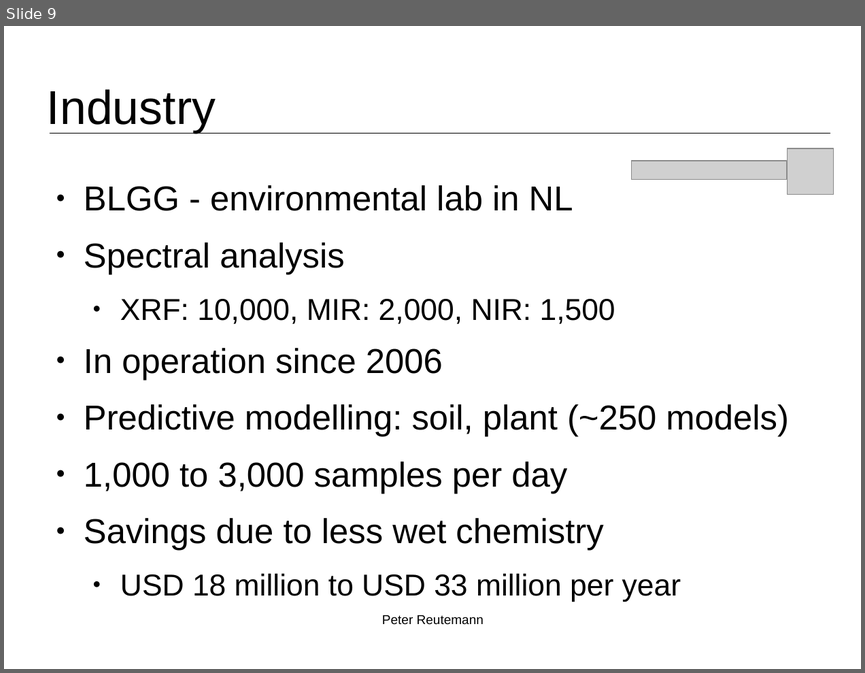
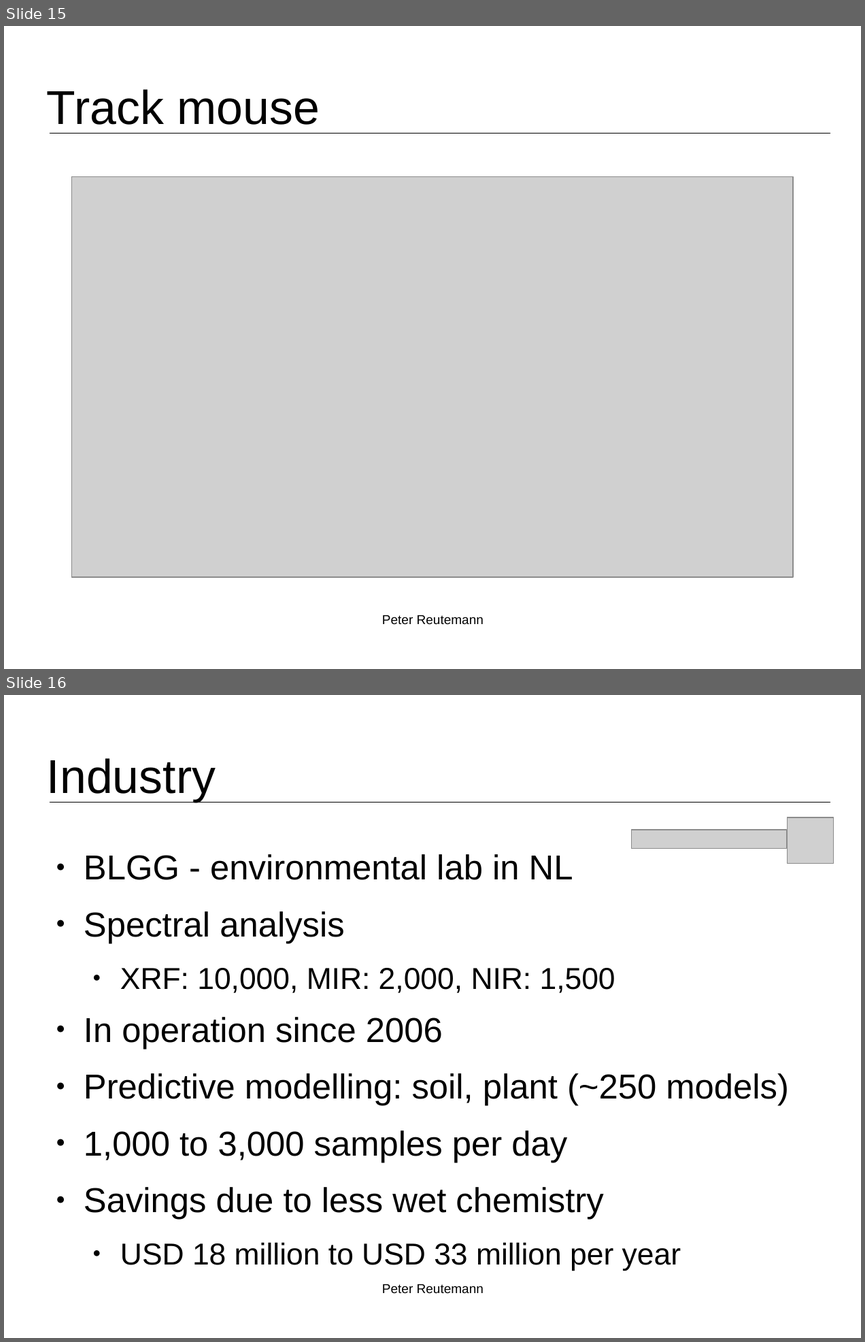
Before and after one commit to fracpete/bigmine-2015, a slide deck: talk/bigmine2015_reutemann.odp. Shown one above the other, each under a label of ours: slide 9 before the commit, slides 15 and 16 after it. The pictures are 865x673 and 865x1342 pixels, drawn with LibreOffice and Linux fonts; fonts in the diff are those of the drawing; grey boxes stand for pictures; background and template pictures are left out. Boxes give left, top, right and bottom in pixels: in the first picture for what was removed or moved away, otherwise in the second. Text is boxed around its words. In the diff, an @@ line names an element or a change of style, - is before the commit and + after.

Commit message:
added screenshots to ADAMS presentation; added feedback for OpenML

```diff
--- a/talk/bigmine2015_reutemann.odp
+++ b/talk/bigmine2015_reutemann.odp
@@ slide 15 added at <box>4,26,861,669</box>, background #FFFFFF; not listed: 1 template element that a slide beside it also shows @@
@@ title added at <box>47,89,320,125</box>, 44 pt, text #000000 @@
+Track mouse
@@ picture added at <box>71,176,793,577</box> @@
@@ text added at <box>382,615,483,624</box>, 12 pt, text #000000 @@
+Peter Reutemann
@@ what was slide 9 is now slide 16 @@
```
Also in this commit, not shown: 1 slide changed, 6 other slides added, 12 other files.
